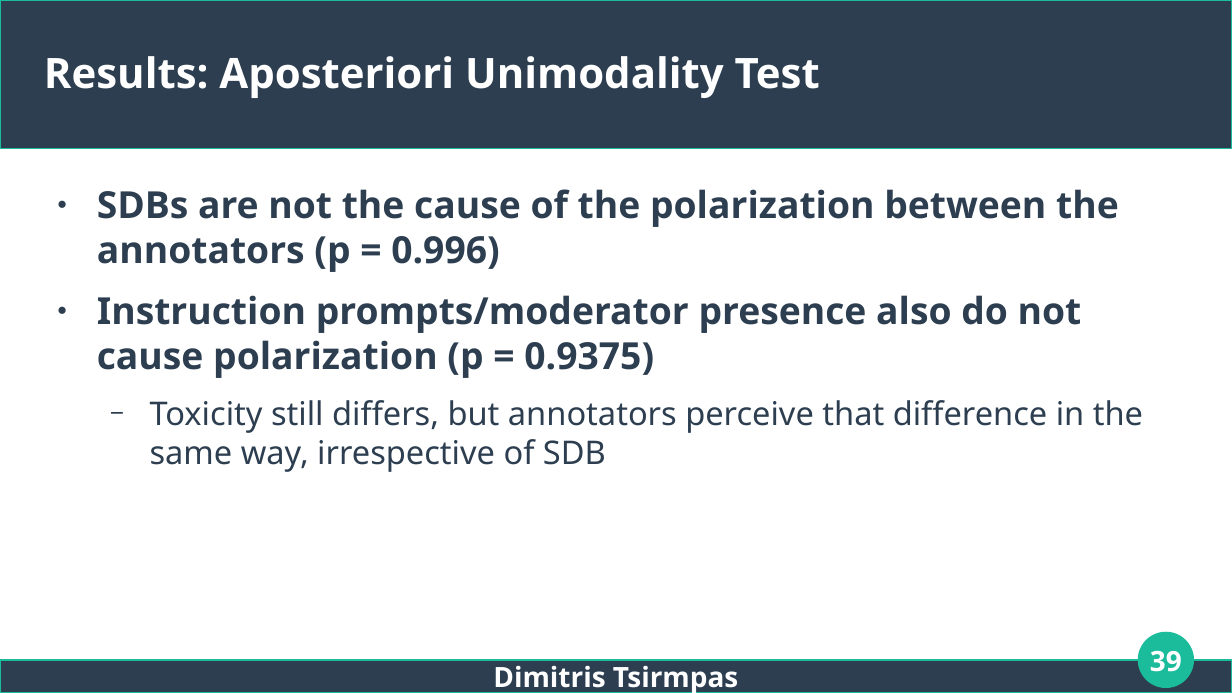
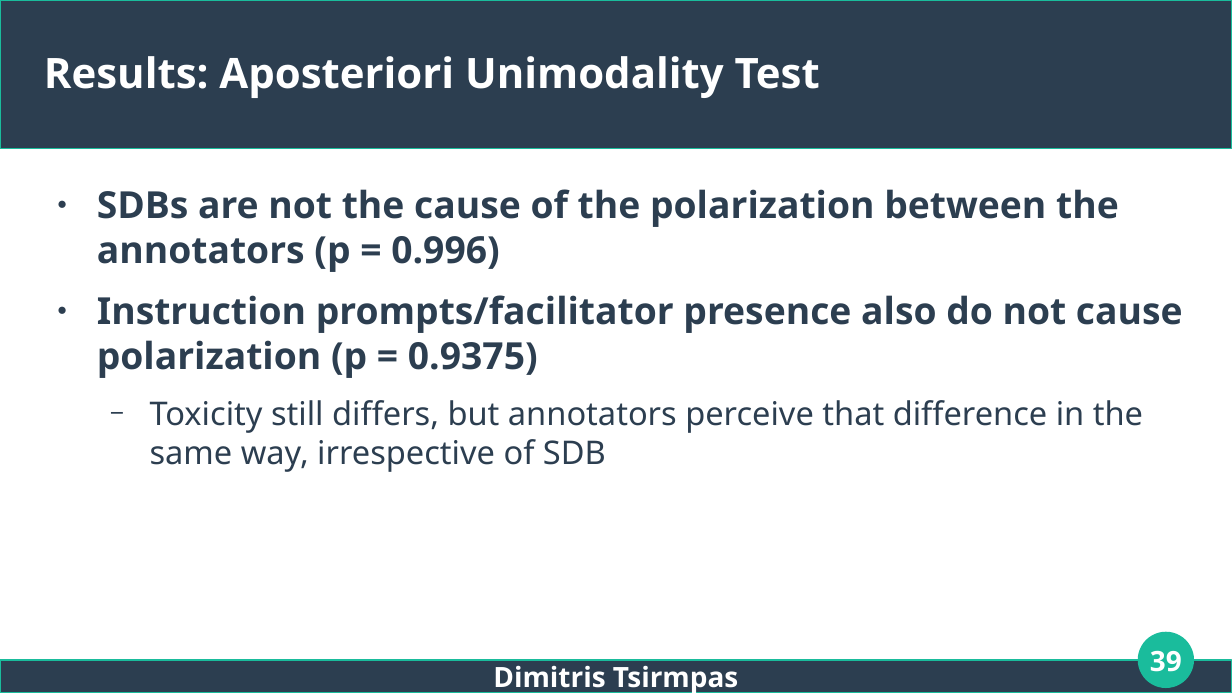
Before and after one commit to dimits-ts/llm_moderation_research, a slide deck: slide 39 of presentations/thesis.odp. Drawn at 1232x693 pixels with LibreOffice and Linux fonts; fonts in the diff are those of the drawing. Boxes give left, top, right and bottom in pixels: in the first picture for what was removed or moved away, otherwise in the second. Text is boxed around its words. In the diff, an @@ line names an element or a change of style, - is before the commit and + after.

```diff
--- a/presentations/thesis.odp
+++ b/presentations/thesis.odp
@@ text at (97,295,1183,378): text changed @@
-● Instruction prompts/moderator presence also do not cause polarization (p = 0.9375)
+● Instruction prompts/facilitator presence also do not cause polarization (p = 0.9375)
```
Also in this commit, not shown: 17 other slides changed, 2 slides added, 1 slide removed.
